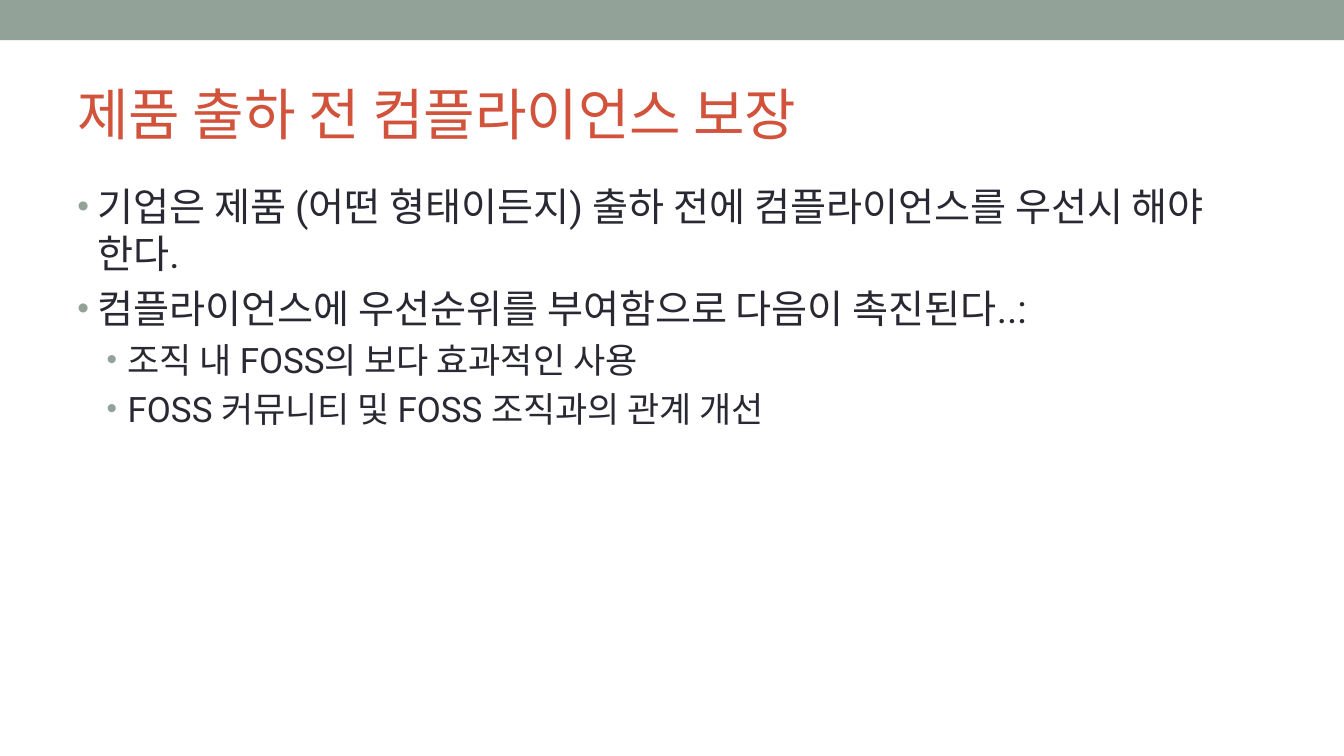
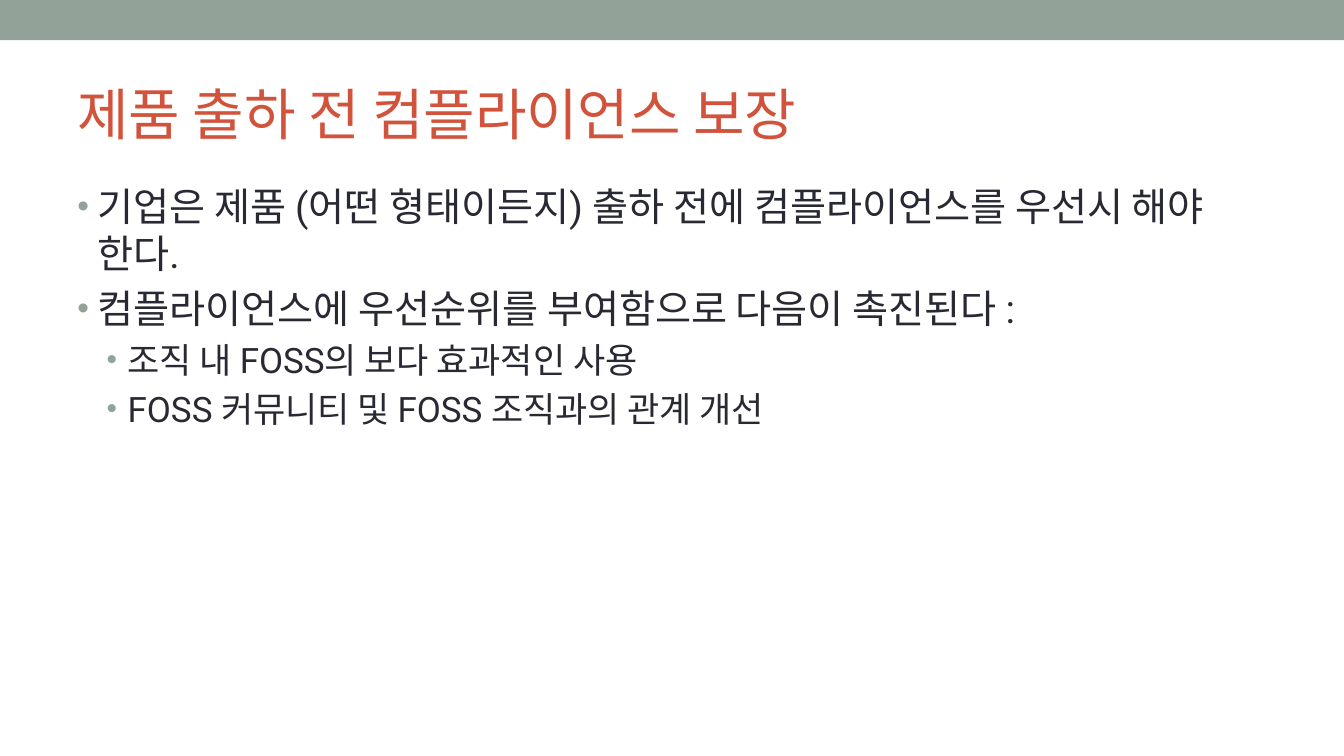
Before and after one commit to OpenChain-KWG/Curriculum-Translation-KR, a slide deck: slide 76 of target/slides/openchain-curriculum-for-1-1.pptx. Drawn at 1344x756 pixels with LibreOffice and Linux fonts; fonts in the diff are those of the drawing; background and template pictures are left out. Boxes give left, top, right and bottom in pixels: in the first picture for what was removed or moved away, otherwise in the second. Text is boxed around its words. In the diff, an @@ line names an element or a change of style, - is before the commit and + after.

```diff
--- a/target/slides/openchain-curriculum-for-1-1.pptx
+++ b/target/slides/openchain-curriculum-for-1-1.pptx
@@ text at [97, 290, 997, 326]: text changed @@
-• 컴플라이언스에 우선순위를 부여함으로 다음이 촉진된다..:
+• 컴플라이언스에 우선순위를 부여함으로 다음이 촉진된다 :
```
Also in this commit, not shown: 20 other files.
